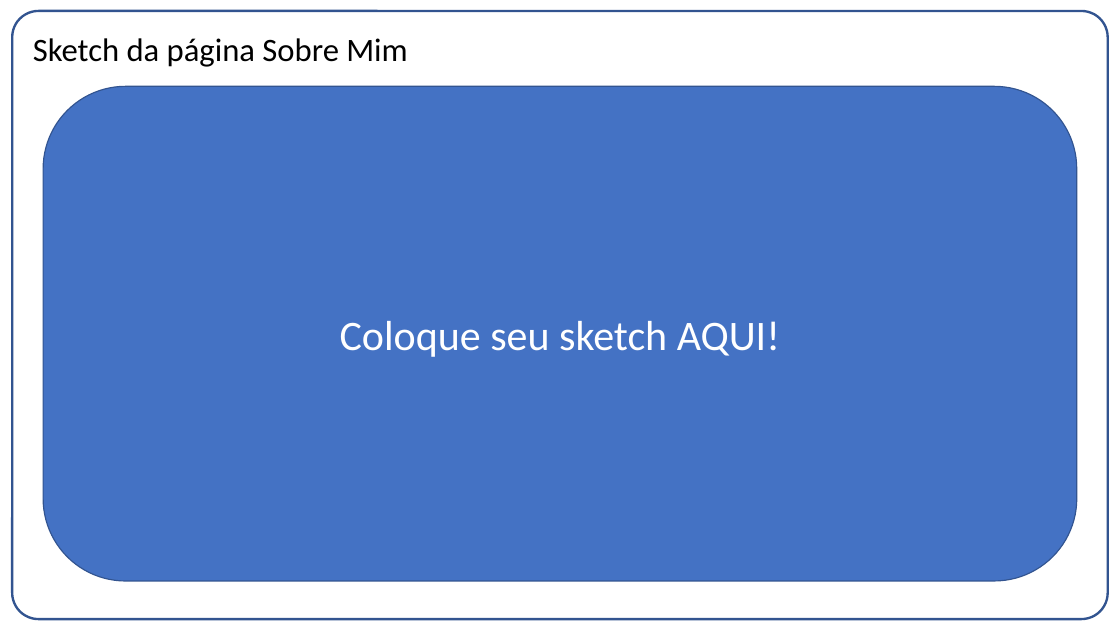
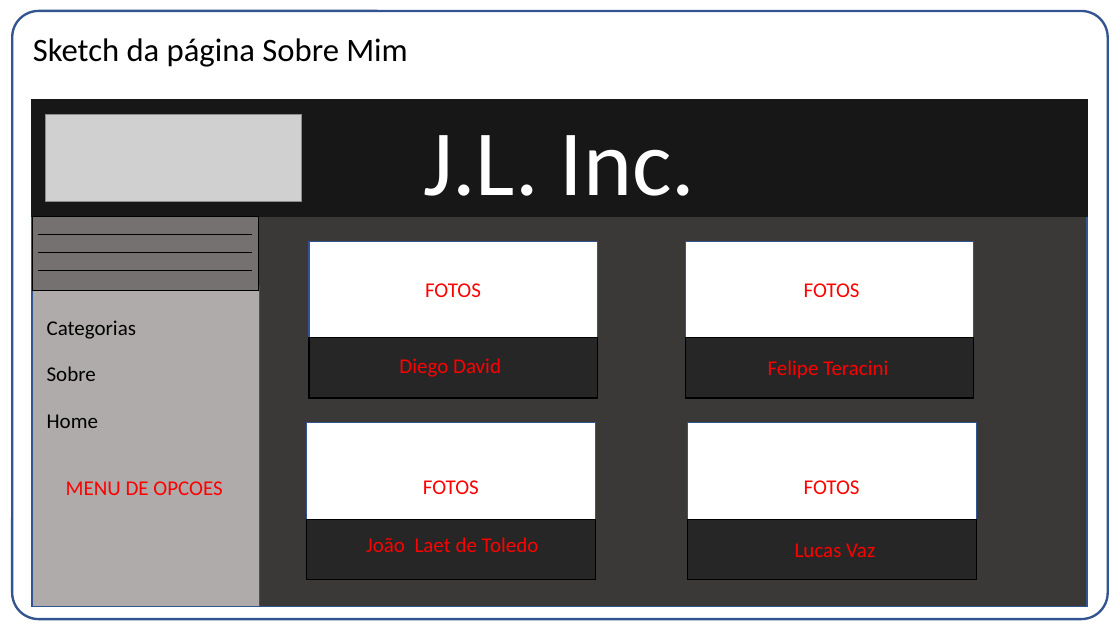
Before and after one commit to FelippeTeracini/J.L-Inc., a slide deck: slide 9 of Entrega02(1).pptx. Drawn at 1120x630 pixels with LibreOffice and Linux fonts; fonts in the diff are those of the drawing; grey boxes stand for pictures. Boxes give left, top, right and bottom in pixels: in the first picture for what was removed or moved away, otherwise in the second. Text is boxed around its words. In the diff, an @@ line names an element or a change of style, - is before the commit and + after.

```diff
--- a/Entrega02(1).pptx
+++ b/Entrega02(1).pptx
@@ rectangle: place and size @@
-rectangle at <box>43,87,1077,581</box>
+rectangle at <box>32,103,1087,607</box>
@@ rectangle at <box>32,103,1087,607</box>: rounded rectangle to rectangle; fill #4472C4 to #3B3838 @@
@@ text in rectangle at <box>340,321,780,357</box>: text removed @@
-Coloque seu sketch AQUI!
@@ group added at <box>32,99,1087,607</box>: 12 texts, 11 rectangles, 3 lines, 1 picture @@
+J.L. Inc.
+FOTOS
+FOTOS
+FOTOS
+FOTOS
+Sobre
+Categorias
+Home
+Diego David
+João Laet de Toledo
+Felipe Teracini
+Lucas Vaz
+MENU DE OPCOES
```
Also in this commit, not shown: 8 other slides changed.
